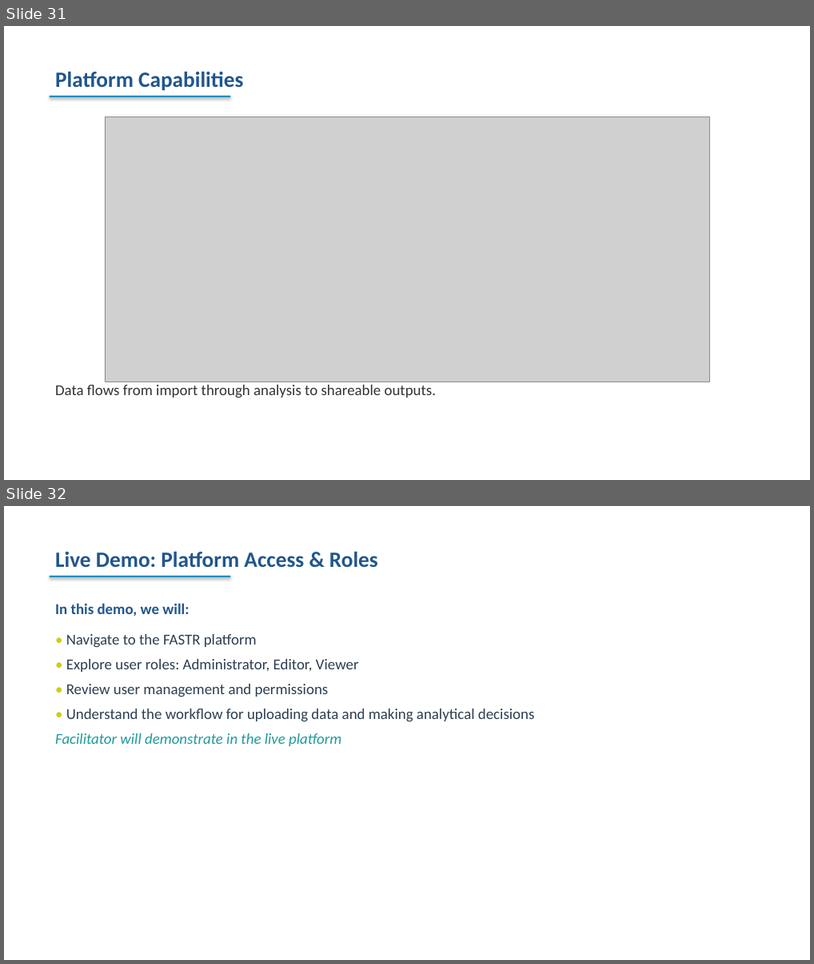
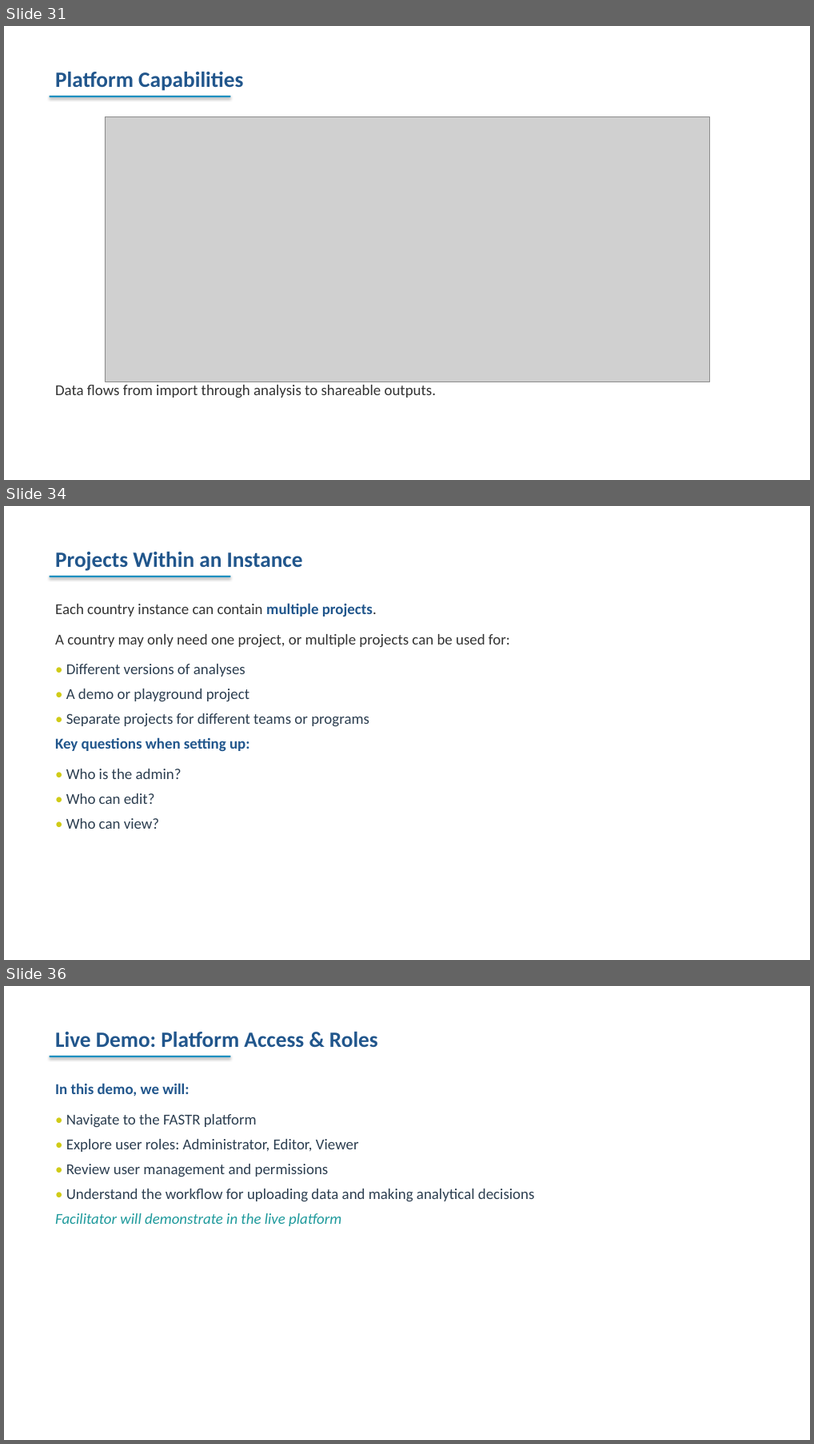
Before and after one commit to FASTR-Analytics/fastr-resource-hub, a slide deck: outputs/2026-zambia_deck.pptx. Shown one above the other, each under a label of ours: slides 31 and 32 before the commit, slides 31, 34 and 36 after it; the slides between them are not shown. The pictures are 814x964 and 814x1444 pixels, drawn with LibreOffice and Linux fonts; fonts in the diff are those of the drawing; grey boxes stand for pictures. Boxes give left, top, right and bottom in pixels: in the first picture for what was removed or moved away, otherwise in the second. Text is boxed around its words. In the diff, an @@ line names an element or a change of style, - is before the commit and + after.

```diff
--- a/outputs/2026-zambia_deck.pptx
+++ b/outputs/2026-zambia_deck.pptx
@@ slide 34 added at (x1=4, y1=506, x2=810, y2=960), background #FFFFFF @@
@@ text added at (x1=55, y1=552, x2=303, y2=571), 26 pt, text #21568C, bold @@
+Projects Within an Instance
@@ rectangle added at (x1=50, y1=576, x2=231, y2=577), fill #1A90C0 @@
@@ text added at (x1=55, y1=603, x2=510, y2=828), 18 pt, text #2C3E50 @@
+Each country instance can contain multiple projects.
+A country may only need one project, or multiple projects can be used for:
+• Different versions of analyses
+• A demo or playground project
+• Separate projects for different teams or programs
+Key questions when setting up:
+• Who is the admin?
+• Who can edit?
+• Who can view?
@@ what was slide 32 is now slide 36 @@
```
Also in this commit, not shown: 3 other slides added, 8 other files.
